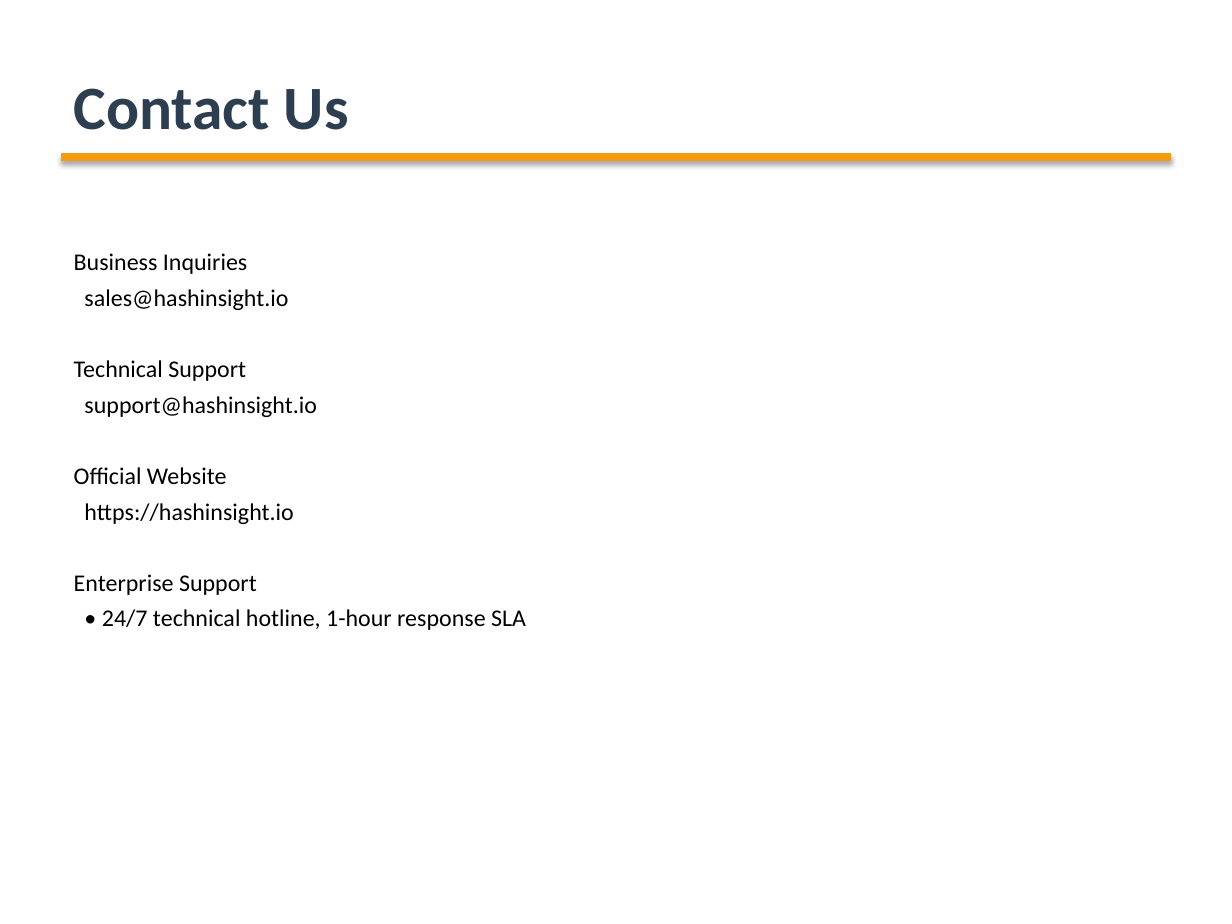
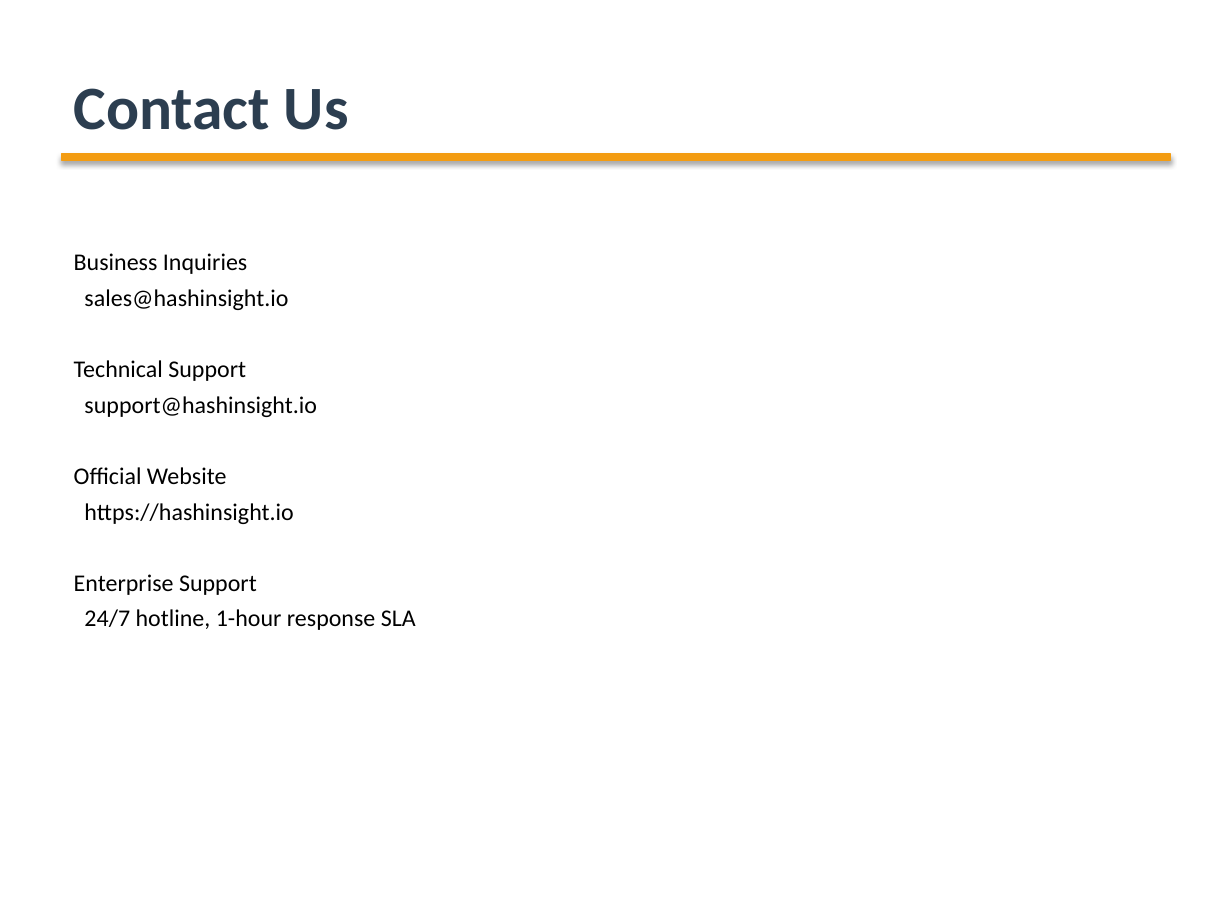
Before and after one commit to ArabotHXL/BTC_project, a slide deck: slide 9 of HashInsight_Product_Introduction_EN.pptx. Drawn at 1232x924 pixels with LibreOffice and Linux fonts; fonts in the diff are those of the drawing. Boxes give left, top, right and bottom in pixels: in the first picture for what was removed or moved away, otherwise in the second. Text is boxed around its words. In the diff, an @@ line names an element or a change of style, - is before the commit and + after.

```diff
--- a/HashInsight_Product_Introduction_EN.pptx
+++ b/HashInsight_Product_Introduction_EN.pptx
@@ text at [84, 609, 416, 630]: text changed @@
-• 24/7 technical hotline, 1-hour response SLA
+24/7 hotline, 1-hour response SLA
```
Also in this commit, not shown: 4 other slides changed, 2 slides added, 2 slides removed, 18 other files.
